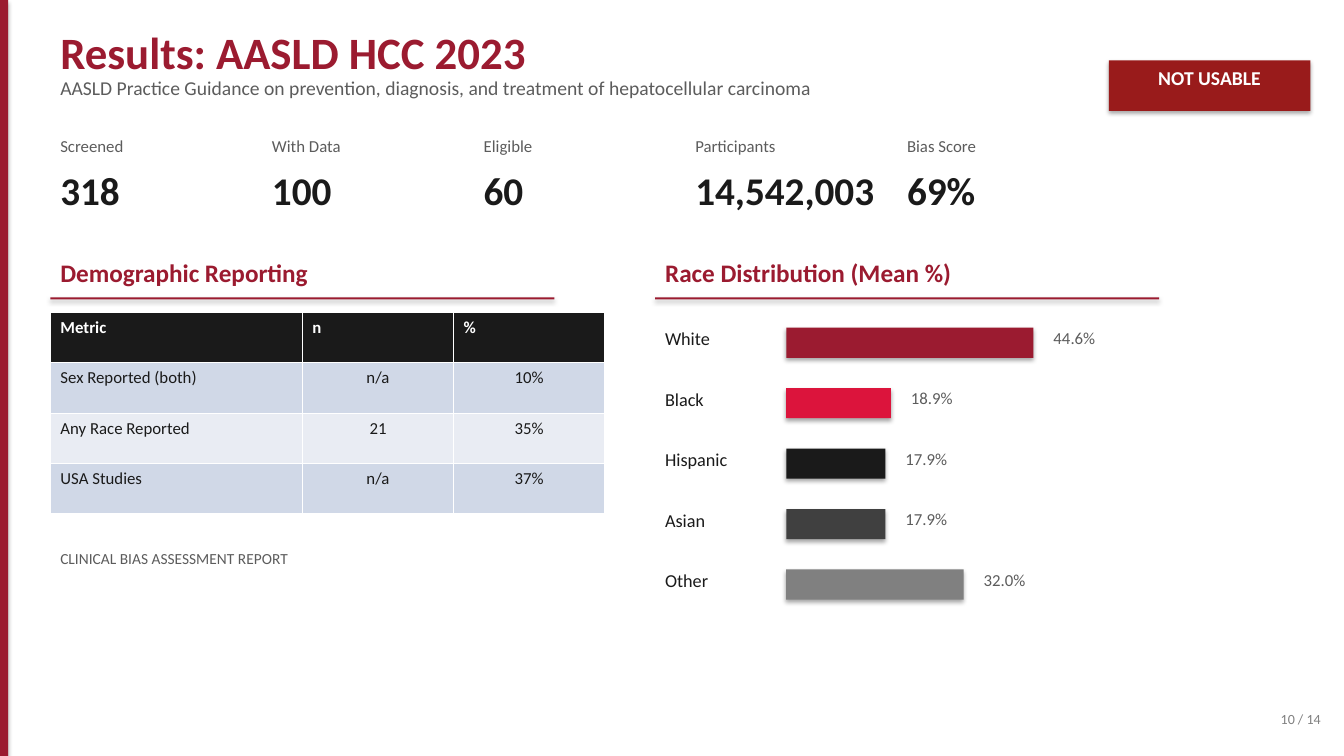
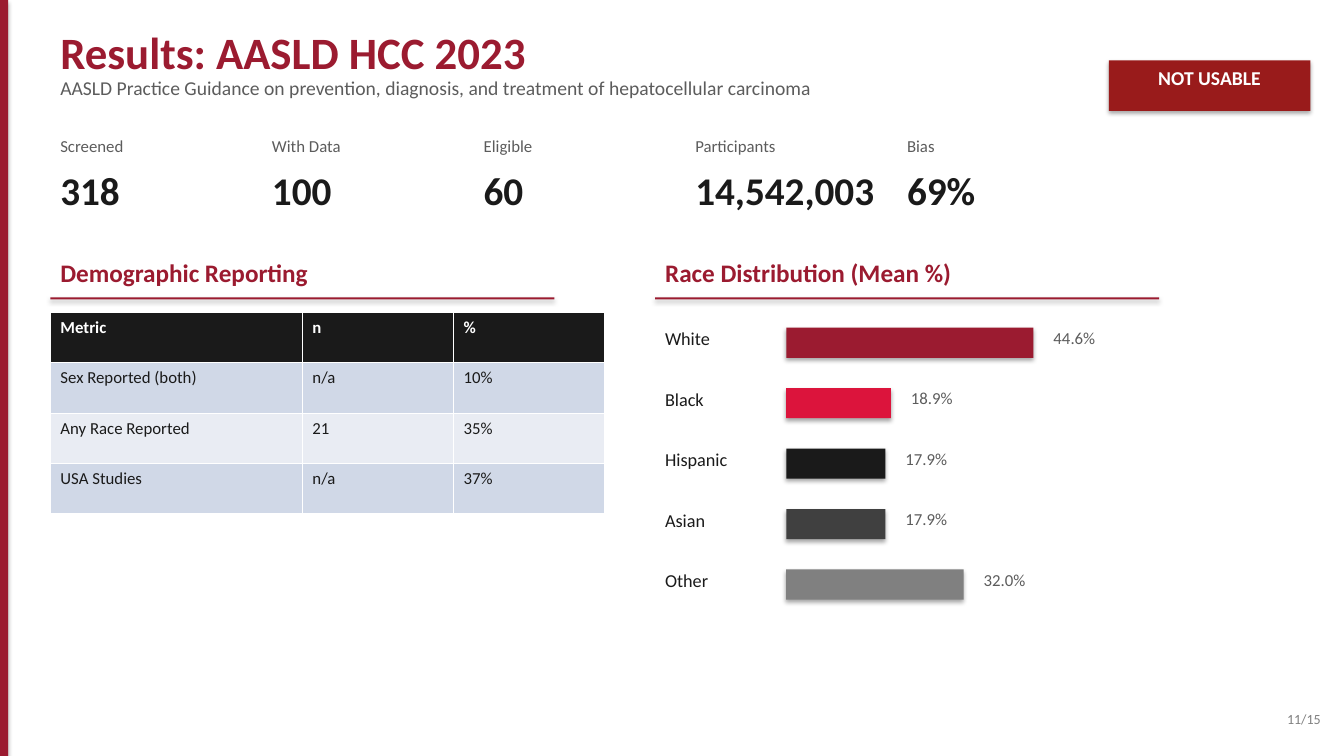
Before and after one commit to duckyquang/RADAR, a slide deck: slide 11 of RADAR_Presentation.pptx (slide 10 before the commit). Drawn at 1344x756 pixels with LibreOffice and Linux fonts; fonts in the diff are those of the drawing. Boxes give left, top, right and bottom in pixels: in the first picture for what was removed or moved away, otherwise in the second. Text is boxed around its words. In the diff, an @@ line names an element or a change of style, - is before the commit and + after.

Commit message:
docs: add bias score methodology slide explaining USABLE/NOT USABLE

```diff
--- a/RADAR_Presentation.pptx
+++ b/RADAR_Presentation.pptx
@@ text at <box>907,140,935,152</box>: text changed @@
-Bias Score
+Bias
@@ table at <box>50,313,605,514</box> @@
@@ alignment centre to left @@
@@ text removed at <box>60,554,288,564</box> @@
-CLINICAL BIAS ASSESSMENT REPORT
@@ text at <box>1287,714,1321,725</box>: text changed @@
-10 / 14
+11/15
```
Also in this commit, not shown: 13 other slides changed, 1 slide added.
